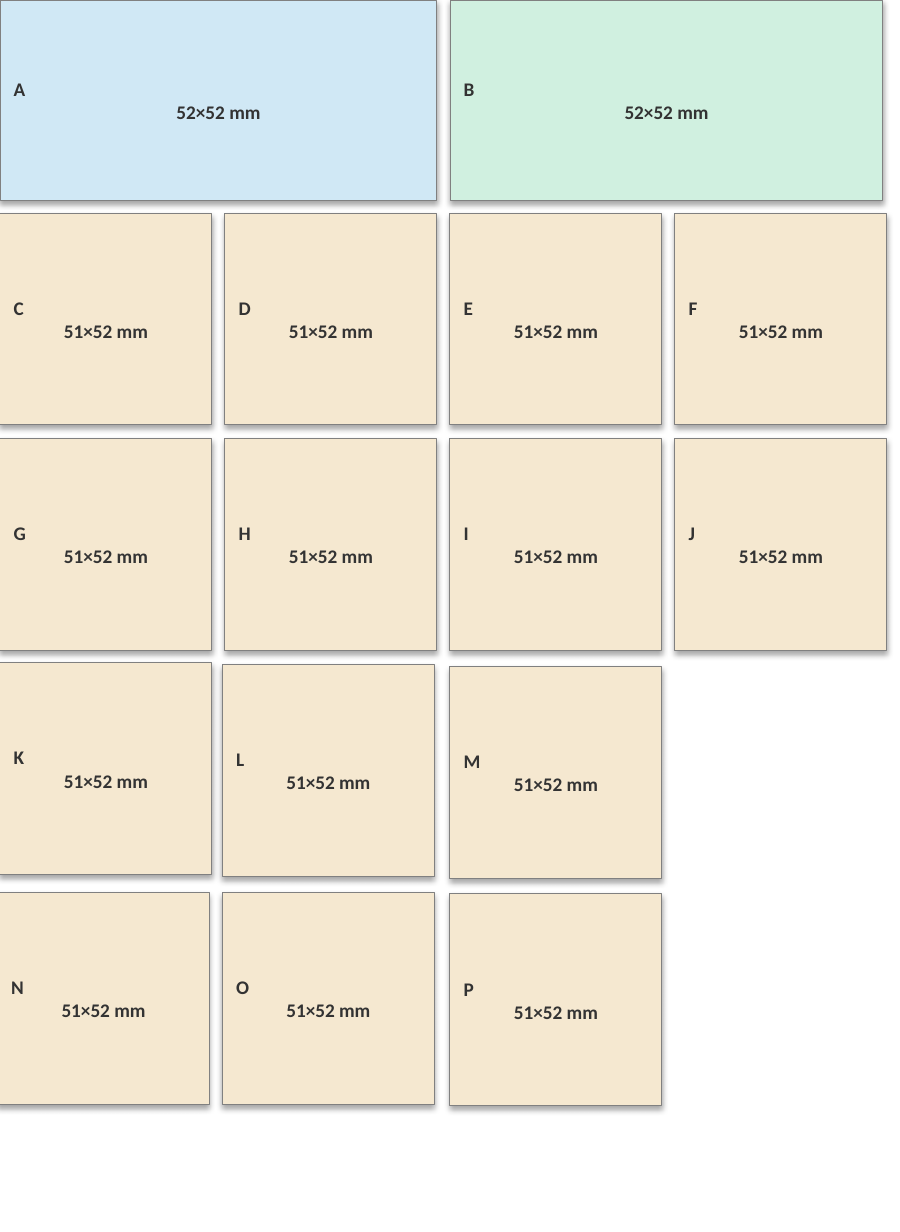
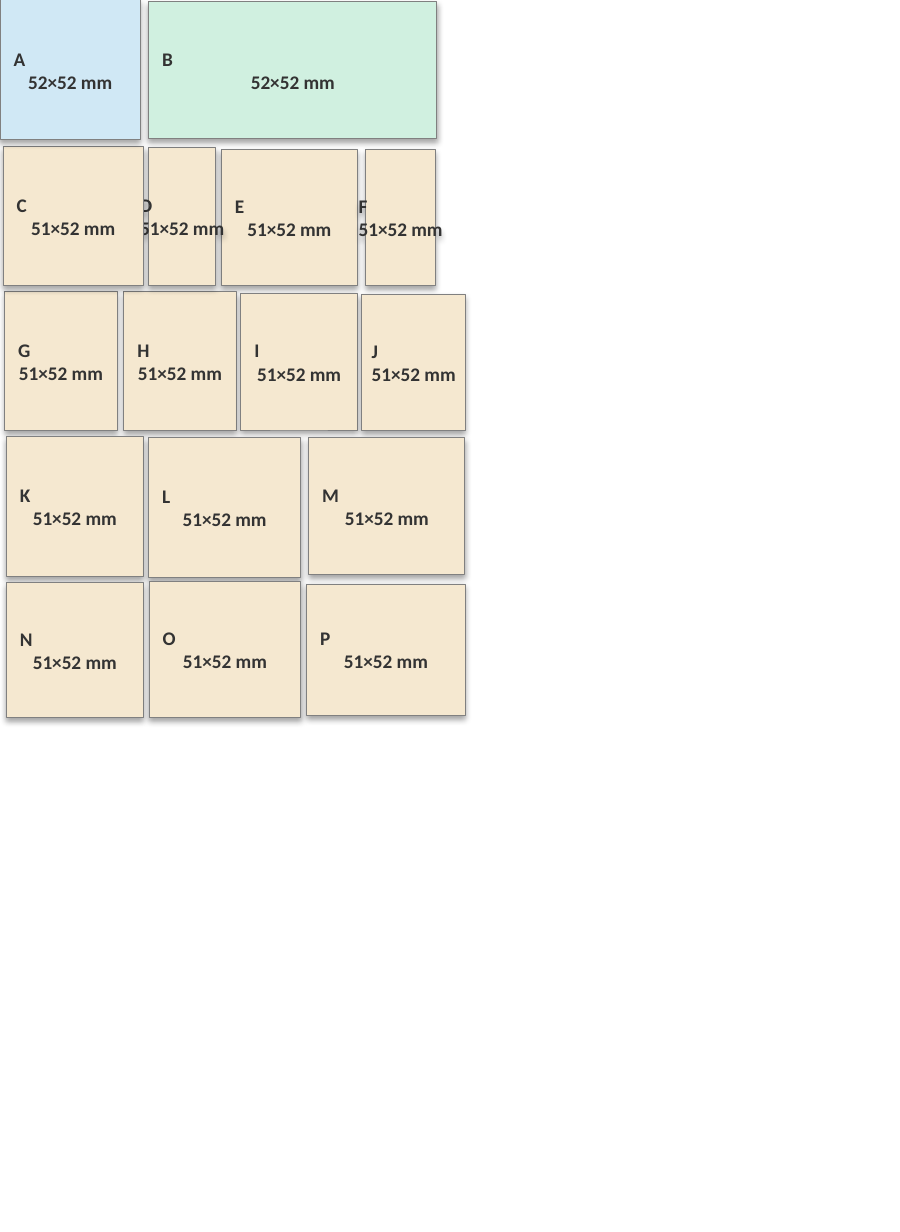
Before and after one commit to lauradriscoll/cosyne2026_adaptive_behavior, a slide deck: slide 1 of figures/fig2/fig2.pptx. Drawn at 900x1232 pixels with LibreOffice and Linux fonts; fonts in the diff are those of the drawing. Boxes give left, top, right and bottom in pixels: in the first picture for what was removed or moved away, otherwise in the second. Text is boxed around its words. In the diff, an @@ line names an element or a change of style, - is before the commit and + after.

```diff
--- a/figures/fig2/fig2.pptx
+++ b/figures/fig2/fig2.pptx
@@ rectangle "A 52×52 mm": place and size @@
-rectangle "A 52×52 mm" at (0,0,436,201)
+rectangle "A 52×52 mm" at (0,0,140,140)
@@ rectangle "B 52×52 mm": place and size @@
-rectangle "B 52×52 mm" at (450,0,882,201)
+rectangle "B 52×52 mm" at (148,1,436,138)
@@ rectangle "C 51×52 mm": place and size @@
-rectangle "C 51×52 mm" at (0,213,212,425)
+rectangle "C 51×52 mm" at (3,147,143,285)
@@ rectangle "D 51×52 mm": place and size @@
-rectangle "D 51×52 mm" at (224,213,436,425)
+rectangle "D 51×52 mm" at (148,148,216,287)
@@ rectangle "E 51×52 mm": place and size @@
-rectangle "E 51×52 mm" at (450,213,662,425)
+rectangle "E 51×52 mm" at (222,150,357,287)
@@ rectangle "F 51×52 mm": place and size @@
-rectangle "F 51×52 mm" at (674,213,886,425)
+rectangle "F 51×52 mm" at (366,150,436,285)
@@ rectangle "G 51×52 mm": place and size @@
-rectangle "G 51×52 mm" at (0,439,212,651)
+rectangle "G 51×52 mm" at (4,291,116,431)
@@ rectangle "H 51×52 mm": place and size @@
-rectangle "H 51×52 mm" at (224,439,436,651)
+rectangle "H 51×52 mm" at (123,292,235,431)
@@ rectangle "I 51×52 mm": place and size @@
-rectangle "I 51×52 mm" at (450,439,662,651)
+rectangle "I 51×52 mm" at (241,294,357,431)
@@ rectangle "J 51×52 mm": place and size @@
-rectangle "J 51×52 mm" at (674,439,886,651)
+rectangle "J 51×52 mm" at (361,295,465,431)
@@ rectangle "K 51×52 mm": place and size @@
-rectangle "K 51×52 mm" at (0,663,212,875)
+rectangle "K 51×52 mm" at (7,436,144,576)
@@ rectangle "L 51×52 mm": place and size @@
-rectangle "L 51×52 mm" at (223,665,435,876)
+rectangle "L 51×52 mm" at (148,438,300,577)
@@ rectangle "M 51×52 mm": place and size @@
-rectangle "M 51×52 mm" at (450,666,662,878)
+rectangle "M 51×52 mm" at (309,438,465,575)
@@ rectangle "N 51×52 mm": place and size @@
-rectangle "N 51×52 mm" at (0,893,209,1105)
+rectangle "N 51×52 mm" at (7,583,144,719)
@@ rectangle "O 51×52 mm": place and size @@
-rectangle "O 51×52 mm" at (223,893,435,1105)
+rectangle "O 51×52 mm" at (150,582,300,717)
@@ rectangle "P 51×52 mm": place and size @@
-rectangle "P 51×52 mm" at (450,894,662,1106)
+rectangle "P 51×52 mm" at (306,584,464,716)
```
Also in this commit, not shown: 19 other files.
